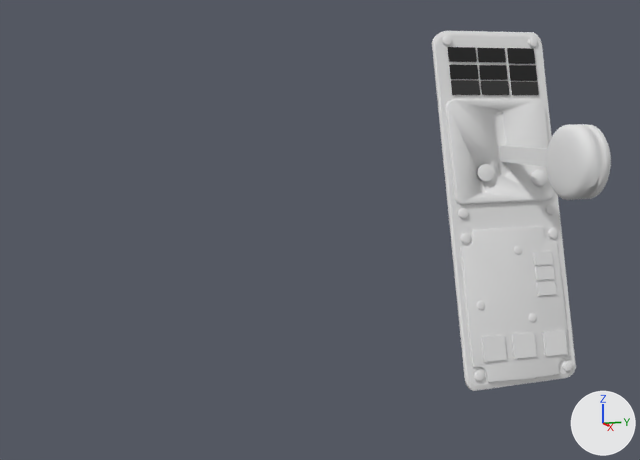
The Blender file Models/Q400lg.blend, before and after one commit.
Camera for both pictures: a 50 mm lens placed at (-11.744, -0.191, 2.23), pointed at (-12.289, -0.012, 2.142). The axes (+X, +Y, +Z) are drawn at lower right. The lights are the same throughout.

Script lines for the objects in view, before the commit:
```python
me_circle_061 = bpy.data.meshes.new('Circle.061')
me_circle_061.from_pydata(...)  # 91 vertices, 64 faces; spans x -0.86..0.92, y -0.33..0.29, z 0.0..0.02
me_circle_061.materials.append(mat_lg_001)  # its picture is missing
me_circle_069 = bpy.data.meshes.new('Circle.069')
me_circle_069.from_pydata(...)  # 891 vertices, 880 faces; spans x -37.9..25.6, y -1.1..19.4, z 0.0..1.2
me_circle_069.polygons.foreach_set('use_smooth', [True] * 880)
me_circle_069.materials.append(mat_lg_001)  # its picture is missing
me_cube_022 = bpy.data.meshes.new('Cube.022')
me_cube_022.from_pydata(...)  # 360 vertices, 329 faces; spans x -1.0..1.78, y -3.92..7.99, z -4.41..3.86
me_cube_022.materials.append(mat_lg_001)  # its picture is missing
ob_base = bpy.data.objects.new('base', me_circle_061)
ob_base.location = (-12.323, 0.1453, 2.1531)
ob_base.rotation_euler = (0.0, 1.302, 0.0)  # degrees (0, 75, 0)
ob_base.scale = (0.149, 0.149, 0.149)
ob_handle = bpy.data.objects.new('handle', me_cube_022)
ob_handle.location = (-12.2915, 0.1437, 2.1869)
ob_handle.rotation_euler = (0.0, -0.0181, 0.0)  # degrees (0, -1, 0)
ob_handle.scale = (0.0426, 0.00204, 0.00585)
ob_screws = bpy.data.objects.new('screws', me_circle_069)
ob_screws.location = (-12.3143, 0.1067, 2.1262)
ob_screws.rotation_euler = (0.0, 1.302, 0.0)  # degrees (0, 75, 0)
ob_screws.scale = (0.00398, 0.00398, 0.00398)
# also in view: 'bases2' at (-12.313, 0.142, 2.126)
```
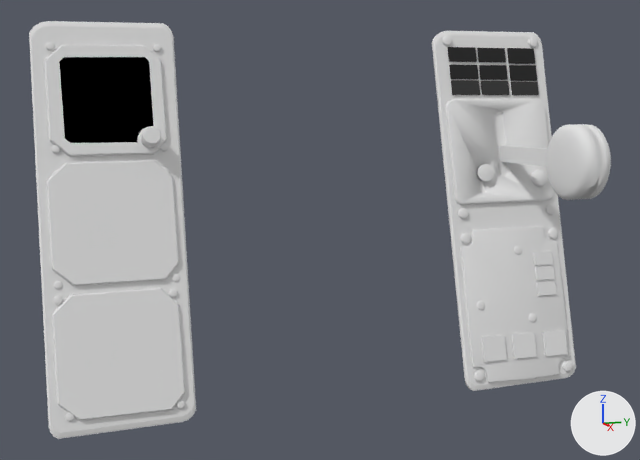
Location of each change, [x1, y1, x2, y2] in pixels of the pictures (640 x 460 px):
'aibase2', added
    after: [47, 160, 185, 420]
'aibase', added
    after: [29, 21, 196, 439]
'display.off', added (black)
    after: [59, 57, 153, 143]
'base.002', added
    after: [45, 45, 167, 157]
'screws', reshaped (300% wider, 11% taller)
    before: [442, 35, 573, 382]
    after: [46, 35, 573, 421]
'knob', added
    after: [141, 126, 161, 148]
part 1 of me_circle_069, added
    after: [153, 44, 161, 52]
part 2 of me_circle_069, added
    after: [65, 412, 74, 421]
part 3 of me_circle_069, added
    after: [169, 289, 177, 297]
part 4 of me_circle_069, added
    after: [54, 281, 63, 289]
part 5 of me_circle_069, added
    after: [51, 145, 60, 153]
part 6 of me_circle_069, added
    after: [46, 42, 55, 51]
part 7 of me_circle_069, added
    after: [176, 400, 185, 409]
part 8 of me_circle_069, added
    after: [53, 296, 63, 305]
part 9 of me_circle_069, added
    after: [172, 274, 180, 282]
part 10 of me_circle_069, added
    after: [160, 143, 168, 151]

The change, as a list of edits to the scene's bpy script:
```text
Change me_circle_069:
    used by ob_screws; location = (-12.3143, 0.1067, 2.1262); rotation_euler = (0.0, 1.302, 0.0), in degrees (0, 75, 0); scale = (0.00398, 0.00398, 0.00398)
    remove me_circle_069.from_pydata(...)  # 891 vertices, 880 faces; spans x -37.9..25.6, y -1.1..19.4, z 0.0..1.2
    add me_circle_069.from_pydata(...)  # 1863 vertices, 1840 faces; spans x -37.9..25.6, y -71.9..19.4, z 0.0..1.2
    me_circle_069 part 1: the loose piece of 81 vertices spanning x -37.9..-35.9, y -0.8..1.2, z 0.0..0.9 is copied, and the copy is scaled about its middle by 0.681, then moved by (2.3, -53.5, 0.2); it spans x -35.3..-34.0, y -54.0..-52.6, z 0.3..0.9
    me_circle_069 part 2: the loose piece of 81 vertices spanning x 23.6..25.6, y -1.1..0.9, z 0.0..0.9 is copied, and the copy is scaled about its middle by 0.681, then moved by (-0.7, -70.2, 0.1); it spans x 23.3..24.6, y -71.0..-69.6, z 0.3..0.9
    me_circle_069 part 3: the loose piece of 81 vertices spanning x -1.0..1.0, y -1.0..1.0, z 0.0..0.9 is copied, and the copy is scaled about its middle by 0.681, then moved by (6.2, -53.3, 0.1); it spans x 5.5..6.8, y -54.0..-52.6, z 0.2..0.9
    me_circle_069 part 4: the loose piece of 81 vertices spanning x -1.0..1.0, y -1.0..1.0, z 0.0..0.9 is copied, and the copy is scaled about its middle by 0.681, then moved by (3.7, -71.0, -0.1); it spans x 3.0..4.4, y -71.7..-70.4, z 0.0..0.7
    me_circle_069 part 5: the loose piece of 81 vertices spanning x -5.6..-3.6, y -1.0..1.0, z 0.0..0.9 is copied, and the copy is scaled about its middle by 0.681, then moved by (-13.3, -70.3, 0.1); it spans x -18.6..-17.2, y -71.0..-69.6, z 0.3..0.9
    me_circle_069 part 6: a new loose piece of 81 vertices spanning x -35.3..-34.0, y -71.0..-69.6, z 0.3..0.9, in mat_lg_001 (its picture is missing)
    me_circle_069 part 7: a new loose piece of 81 vertices spanning x 23.3..24.6, y -54.0..-52.6, z 0.3..0.9, in mat_lg_001 (its picture is missing)
    me_circle_069 part 8: a new loose piece of 81 vertices spanning x 5.4..6.7, y -71.9..-70.5, z 0.2..0.8, in mat_lg_001 (its picture is missing)
    me_circle_069 part 9: a new loose piece of 81 vertices spanning x 3.1..4.4, y -53.4..-52.0, z 0.0..0.7, in mat_lg_001 (its picture is missing)
    me_circle_069 part 10: a new loose piece of 81 vertices spanning x -18.6..-17.2, y -54.0..-52.6, z 0.3..0.9, in mat_lg_001 (its picture is missing)
Add me_display_off_mesh:
    me_display_off_mesh.from_pydata([(-0.0073, -0.0267, 0.0256), (0.0073, -0.0267, -0.0256), (-0.0073, 0.0267, 0.0256), (0.0073, 0.0267, -0.0256)], [], [(0, 1, 3, 2)])
    me_display_off_mesh.polygons.foreach_set('use_smooth', [True] * 1)
    me_display_off_mesh.materials.append(mat_off_002)  # black #000000
Add ob_aibase:
    ob_aibase = bpy.data.objects.new('aibase', me_circle_000)  # 91 vertices, 64 faces; spans x -0.86..0.92, y -0.33..0.29, z 0.0..0.02; in mat_aipanel (its picture is missing)
    ob_aibase.location = (-12.323, -0.1374, 2.1531)
    ob_aibase.rotation_euler = (0.0, 1.302, 0.0)  # degrees (0, 75, 0)
    ob_aibase.scale = (0.149, 0.149, 0.149)
Add ob_base_002:
    ob_base_002 = bpy.data.objects.new('base.002', me_base_mesh)  # 45 vertices, 38 faces; spans x -0.0093..0.0119, y -0.0281..0.0389, z -0.0313..0.033; in mat_aipanel (its picture is missing)
    ob_base_002.location = (-12.3408, -0.1464, 2.2251)
    ob_base_002.scale = (1.11, 1.11, 1.11)
Add ob_display_off:
    ob_display_off = bpy.data.objects.new('display.off', me_display_off_mesh)
    ob_display_off.location = (-12.3377, -0.1399, 2.2262)
    ob_display_off.scale = (1.11, 1.11, 1.11)
Add ob_knob:
    ob_knob = bpy.data.objects.new('knob', me_knob_mesh)  # 97 vertices, 96 faces; spans x -0.0015..0.0145, y -0.0054..0.0054, z -0.0052..0.0087; in mat_aipanel (its picture is missing)
    ob_knob.location = (-12.3336, -0.1145, 2.1999)
    ob_knob.scale = (1.11, 1.11, 1.11)
Add ob_aibase2:
    ob_aibase2 = bpy.data.objects.new('aibase2', me_base_mesh_002)  # 66 vertices, 64 faces; spans x -0.0284..0.0119, y -0.0281..0.0403, z -0.0313..0.1017; in mat_aipanel (its picture is missing)
    ob_aibase2.location = (-12.298, -0.1479, 2.0681)
    ob_aibase2.scale = (1.17, 1.17, 1.17)
```
